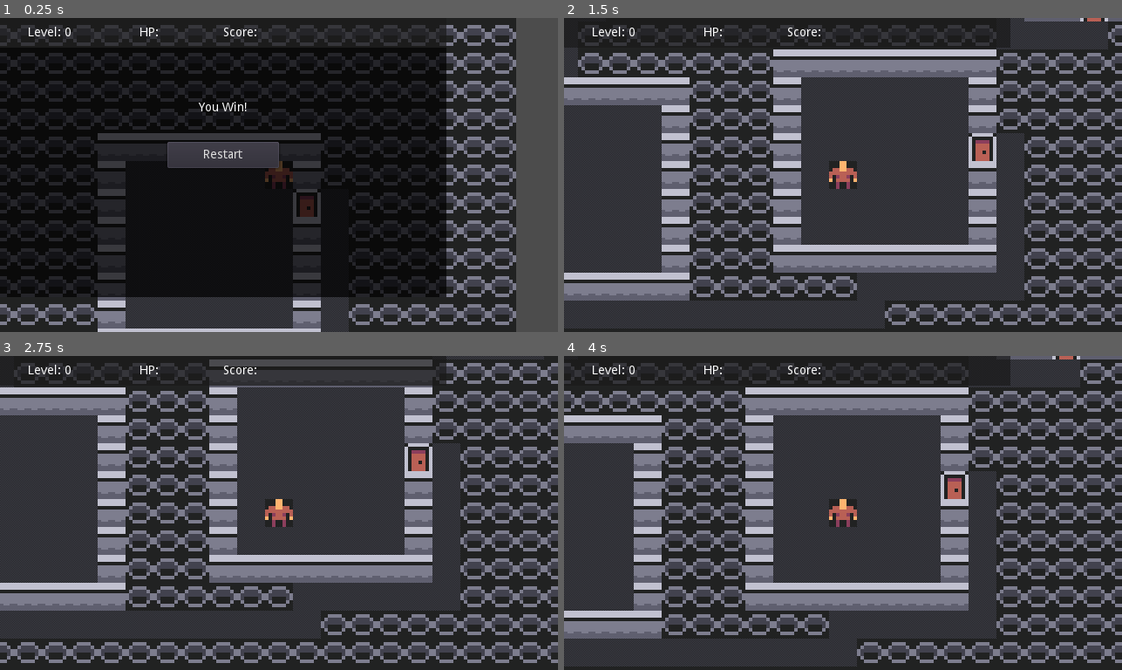
Above: before the commit, frames 1-4 (two rows, left to right).
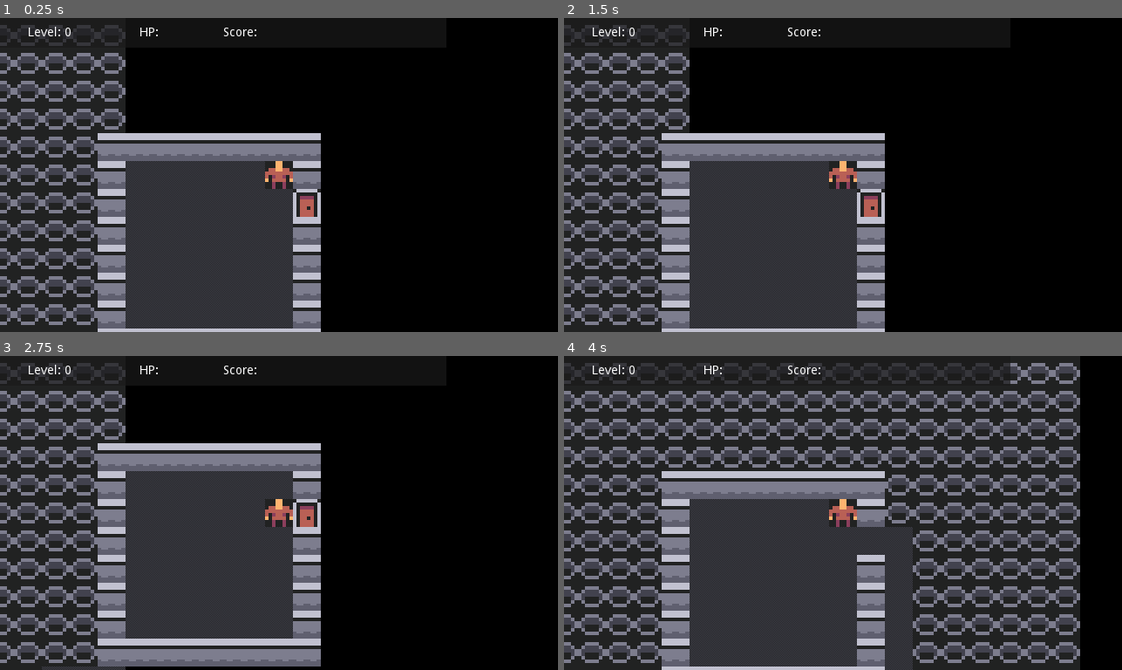
Above: after the commit, the same moments.

Repository: cjh-cloud/DungeonOfRecycling
Game: Godot game, scene res://Game.tscn
The game is run twice, just before and just after one commit, with the same random seed, the same clock (stepped at 60 frames per second) and the same inputs.
Inputs (mouse positions are in pixels of both pictures, inside the frame that each line leads up to):
- Up to frame 1 (0.25 s): no input
- Up to frame 2 (1.5 s): click (787, 156) at 0.5 s, where only the run before the commit has a clickable "Restart"; tap Enter at 1.25 s; hold Right (Right) from 1.28 s (still down)
- Up to frame 3 (2.75 s): tap Space at 2 s; release Right (Right) at 2.03 s; hold Down (Down) from 2.03 s (still down)
- Up to frame 4 (4 s): tap Enter at 2.75 s; release Down (Down) at 2.78 s; hold Right (Right) 2.78-3.53 s; tap Space at 3.5 s; hold Up (Up) from 3.53 s (still down)

The runs differ from the first frame. In frame 1, 51% of the frame differs, in the area x 0-100%, y 0-100%; in frame 2, 74%; in frame 3, 76%; in frame 4, 47%.

Commit message:
Add enemies

Diff:
--- /dev/null
+++ b/Enemy.tscn
@@ -0,0 +1,18 @@
+[gd_scene load_steps=2 format=2]
+
+[ext_resource path="res://art/enemy.png" type="Texture" id=1]
+
+[node name="Enemy" type="Sprite"]
+position = Vector2( 96, 192 )
+texture = ExtResource( 1 )
+centered = false
+hframes = 2
+
+[node name="ColorRect" type="ColorRect" parent="."]
+margin_top = -4.0
+margin_right = 32.0
+margin_bottom = -2.0
+color = Color( 1, 0, 0, 1 )
+__meta__ = {
+"_edit_use_anchors_": false
+}
--- a/Game.gd
+++ b/Game.gd
@@ -10,19 +10,44 @@
 ]
 
 const LEVEL_ROOM_COUNTS = [5, 7, 9, 12, 15]
+const LEVEL_ENEMY_COUNTS = [5, 8, 12, 18, 26]
 const MIN_ROOM_DIMENSION = 5
 const MAX_ROOM_DIMENSION = 8
 
 enum Tile {Wall, Door, Floor, Ladder, Stone}
+
+const EnemyScene = preload("res://Enemy.tscn")
+
+class Enemy extends Reference:
+	var sprite_node
+	var tile
+	var full_hp
+	var hp
+	var dead = false
+
+	# Init func called when we create a new instance
+	func _init(game, enemy_level, x, y):
+		full_hp = 1 + enemy_level * 2
+		hp = full_hp
+		tile = Vector2(x, y)
+		sprite_node = EnemyScene.instance()
+		sprite_node.frame = enemy_level
+		sprite_node.position = tile * TILE_SIZE
+		game.add_child(sprite_node)
+
+	func remove():
+		sprite_node.queue_free()
 
 # Current Level -----------
 var level_num = 0
 var map = []
 var rooms = []
 var level_size
+var enemies = []
 
 # Node refs ---------------
 onready var tile_map = $TileMap
+onready var visibility_map = $VisibilityMap
 onready var player = $Player # $ references node by path?
 
 # Game State --------------
@@ -74,7 +99,7 @@
 				score += 1000
 				$CanvasLayer/Win.visible = true
 
-	update_visuals()
+	call_deferred("update_visuals")
 
 
 func build_level():
@@ -82,6 +107,10 @@
 	rooms.clear()
 	map.clear()
 	tile_map.clear()
+
+	for enemy in enemies:
+		enemy.remove()
+	enemies.clear()
 
 	level_size = LEVEL_SIZES[level_num]
 	for x in range(level_size.y):
@@ -89,6 +118,7 @@
 		for y in range(level_size.y):
 			map[x].append(Tile.Stone)
 			tile_map.set_cell(x, y, Tile.Stone)
+			visibility_map.set_cell(x, y, 0)
 
 	# Creating corridors and walls?
 	var free_regions = [Rect2(Vector2(2, 2), level_size - Vector2(4, 4))]
@@ -105,7 +135,25 @@
 	var player_x = start_room.position.x + 1 + randi() % int(start_room.size.x - 2)
 	var player_y = start_room.position.y + 1 + randi() % int(start_room.size.y - 2)
 	player_tile = Vector2(player_x, player_y)
-	update_visuals()
+	call_deferred("update_visuals") # Cos physics engine is in a different thread?
+
+	# Place enemies
+	var num_enemies = LEVEL_ENEMY_COUNTS[level_num]
+	for i in range(num_enemies):
+		var room = rooms[1 + randi() % (rooms.size() - 1)]
+		var x = room.position.x + 1 + randi() % int(room.size.x - 2)
+		var y = room.position.y + 1 + randi() % int(room.size.y - 2)
+
+		# Check an enemy isn't already in that tile
+		var blocked = false
+		for enemy in enemies:
+			if enemy.tile.x == x && enemy.tile.y == y:
+				blocked = true
+				break
+
+		if !blocked:
+			var enemy = Enemy.new(self, randi() % 2, x, y)
+			enemies.append(enemy)
 
 	# Place end ladder
 	var end_room = rooms.back()
@@ -117,6 +165,23 @@
 
 func update_visuals():
 	player.position = player_tile * TILE_SIZE
+	var player_center = tile_to_pixel_center(player_tile.x, player_tile.y)
+	var space_state = get_world_2d().direct_space_state
+	for x in range(level_size.x):
+		for y in range(level_size.y):
+			if visibility_map.get_cell(x, y) == 0:
+				# Offsetting for center of the tile - explained at 22:48 in vid
+				var x_dir = 1 if x < player_tile.x else -1
+				var y_dir = 1 if y < player_tile.y else -1
+				var test_point = tile_to_pixel_center(x, y) + Vector2(x_dir, y_dir) * TILE_SIZE / 2
+
+				# Raycasting!
+				var occlusion = space_state.intersect_ray(player_center, test_point)
+				if !occlusion || (occlusion.position - test_point).length() < 1:
+					visibility_map.set_cell(x, y, -1)
+
+func tile_to_pixel_center(x, y):
+	return Vector2((x + 0.5) * TILE_SIZE, (y + 0.5) * TILE_SIZE)
 
 func connect_rooms():
 	# Build an AStar graph of the area where we can add corridors
--- a/Game.tscn
+++ b/Game.tscn
@@ -7,6 +7,32 @@
 [ext_resource path="res://art/player.png" type="Texture" id=5]
 [ext_resource path="res://art/ladder.png" type="Texture" id=6]
 [ext_resource path="res://Game.gd" type="Script" id=7]
+[ext_resource path="res://art/black.png" type="Texture" id=8]
+[ext_resource path="res://Enemy.tscn" type="PackedScene" id=9]
+
+[sub_resource type="ConvexPolygonShape2D" id=3]
+points = PoolVector2Array( 0, 0, 32, 0, 32, 32, 0, 32 )
+
+[sub_resource type="ConvexPolygonShape2D" id=7]
+points = PoolVector2Array( 0, 0, 32, 0, 32, 32, 0, 32 )
+
+[sub_resource type="ConvexPolygonShape2D" id=4]
+points = PoolVector2Array( 0, 0, 32, 0, 32, 32, 0, 32 )
+
+[sub_resource type="ConvexPolygonShape2D" id=8]
+points = PoolVector2Array( 0, 0, 32, 0, 32, 32, 0, 32 )
+
+[sub_resource type="ConvexPolygonShape2D" id=9]
+points = PoolVector2Array( 0, 0, 32, 0, 32, 32, 0, 32 )
+
+[sub_resource type="ConvexPolygonShape2D" id=10]
+points = PoolVector2Array( 0, 0, 32, 0, 32, 32, 0, 32 )
+
+[sub_resource type="ConvexPolygonShape2D" id=5]
+points = PoolVector2Array( 0, 0, 32, 0, 32, 32, 0, 32 )
+
+[sub_resource type="ConvexPolygonShape2D" id=11]
+points = PoolVector2Array( 0, 0, 32, 0, 32, 32, 0, 32 )
 
 [sub_resource type="TileSet" id=1]
 0/name = "wall.png 0"
@@ -19,9 +45,22 @@
 0/navigation_offset = Vector2( 0, 0 )
 0/shape_offset = Vector2( 0, 0 )
 0/shape_transform = Transform2D( 1, 0, 0, 1, 0, 0 )
+0/shape = SubResource( 3 )
 0/shape_one_way = false
-0/shape_one_way_margin = 0.0
-0/shapes = [  ]
+0/shape_one_way_margin = 1.0
+0/shapes = [ {
+"autotile_coord": Vector2( 0, 0 ),
+"one_way": false,
+"one_way_margin": 1.0,
+"shape": SubResource( 3 ),
+"shape_transform": Transform2D( 1, 0, 0, 1, 0, 0 )
+}, {
+"autotile_coord": Vector2( 0, 0 ),
+"one_way": false,
+"one_way_margin": 1.0,
+"shape": SubResource( 7 ),
+"shape_transform": Transform2D( 1, 0, 0, 1, 0, 0 )
+} ]
 0/z_index = 0
 1/name = "door.png 1"
 1/texture = ExtResource( 3 )
@@ -33,9 +72,34 @@
 1/navigation_offset = Vector2( 0, 0 )
 1/shape_offset = Vector2( 0, 0 )
 1/shape_transform = Transform2D( 1, 0, 0, 1, 0, 0 )
+1/shape = SubResource( 4 )
 1/shape_one_way = false
-1/shape_one_way_margin = 0.0
-1/shapes = [  ]
+1/shape_one_way_margin = 1.0
+1/shapes = [ {
+"autotile_coord": Vector2( 0, 0 ),
+"one_way": false,
+"one_way_margin": 1.0,
+"shape": SubResource( 4 ),
+"shape_transform": Transform2D( 1, 0, 0, 1, 0, 0 )
+}, {
+"autotile_coord": Vector2( 0, 0 ),
+"one_way": false,
+"one_way_margin": 1.0,
+"shape": SubResource( 8 ),
+"shape_transform": Transform2D( 1, 0, 0, 1, 0, 0 )
+}, {
+"autotile_coord": Vector2( 0, 0 ),
+"one_way": false,
+"one_way_margin": 1.0,
+"shape": SubResource( 9 ),
+"shape_transform": Transform2D( 1, 0, 0, 1, 0, 0 )
+}, {
+"autotile_coord": Vector2( 0, 0 ),
+"one_way": false,
+"one_way_margin": 1.0,
+"shape": SubResource( 10 ),
+"shape_transform": Transform2D( 1, 0, 0, 1, 0, 0 )
+} ]
 1/z_index = 0
 2/name = "ground.png 2"
 2/texture = ExtResource( 2 )
@@ -75,16 +139,52 @@
 4/navigation_offset = Vector2( 0, 0 )
 4/shape_offset = Vector2( 0, 0 )
 4/shape_transform = Transform2D( 1, 0, 0, 1, 0, 0 )
+4/shape = SubResource( 5 )
 4/shape_one_way = false
-4/shape_one_way_margin = 0.0
-4/shapes = [  ]
+4/shape_one_way_margin = 1.0
+4/shapes = [ {
+"autotile_coord": Vector2( 0, 0 ),
+"one_way": false,
+"one_way_margin": 1.0,
+"shape": SubResource( 5 ),
+"shape_transform": Transform2D( 1, 0, 0, 1, 0, 0 )
+}, {
+"autotile_coord": Vector2( 0, 0 ),
+"one_way": false,
+"one_way_margin": 1.0,
+"shape": SubResource( 11 ),
+"shape_transform": Transform2D( 1, 0, 0, 1, 0, 0 )
+} ]
 4/z_index = 0
+
+[sub_resource type="TileSet" id=6]
+0/name = "black.png 0"
+0/texture = ExtResource( 8 )
+0/tex_offset = Vector2( 0, 0 )
+0/modulate = Color( 1, 1, 1, 1 )
+0/region = Rect2( 0, 0, 32, 32 )
+0/tile_mode = 0
+0/occluder_offset = Vector2( 0, 0 )
+0/navigation_offset = Vector2( 0, 0 )
+0/shape_offset = Vector2( 0, 0 )
+0/shape_transform = Transform2D( 1, 0, 0, 1, 0, 0 )
+0/shape_one_way = false
+0/shape_one_way_margin = 0.0
+0/shapes = [  ]
+0/z_index = 0
 
 [node name="Game" type="Node2D"]
 script = ExtResource( 7 )
 
 [node name="TileMap" type="TileMap" parent="."]
 tile_set = SubResource( 1 )
+cell_size = Vector2( 32, 32 )
+cell_custom_transform = Transform2D( 1, 0, 0, 1, 0, 0 )
+format = 1
+tile_data = PoolIntArray( 655416, 1, 0 )
+
+[node name="VisibilityMap" type="TileMap" parent="."]
+tile_set = SubResource( 6 )
 cell_size = Vector2( 32, 32 )
 cell_custom_transform = Transform2D( 1, 0, 0, 1, 0, 0 )
 format = 1
@@ -144,6 +244,7 @@
 }
 
 [node name="Win" type="ColorRect" parent="CanvasLayer"]
+visible = false
 margin_top = 34.0
 margin_right = 512.0
 margin_bottom = 320.0
@@ -169,4 +270,6 @@
 margin_right = 320.0
 margin_bottom = 138.0
 text = "Restart"
+
+[node name="Enemy" parent="." instance=ExtResource( 9 )]
 [connection signal="pressed" from="CanvasLayer/Win/Button" to="." method="_on_Button_pressed"]
--- a/project.godot
+++ b/project.godot
@@ -50,4 +50,5 @@
 
 [rendering]
 
+environment/default_clear_color=Color( 0, 0, 0, 1 )
 environment/default_environment="res://default_env.tres"
Not shown: 1 places in Game.tscn that only renumber resources
Binary file added: art/black.png
Not shown, added: art/black.png.import
Binary file changed: art/enemy.png
